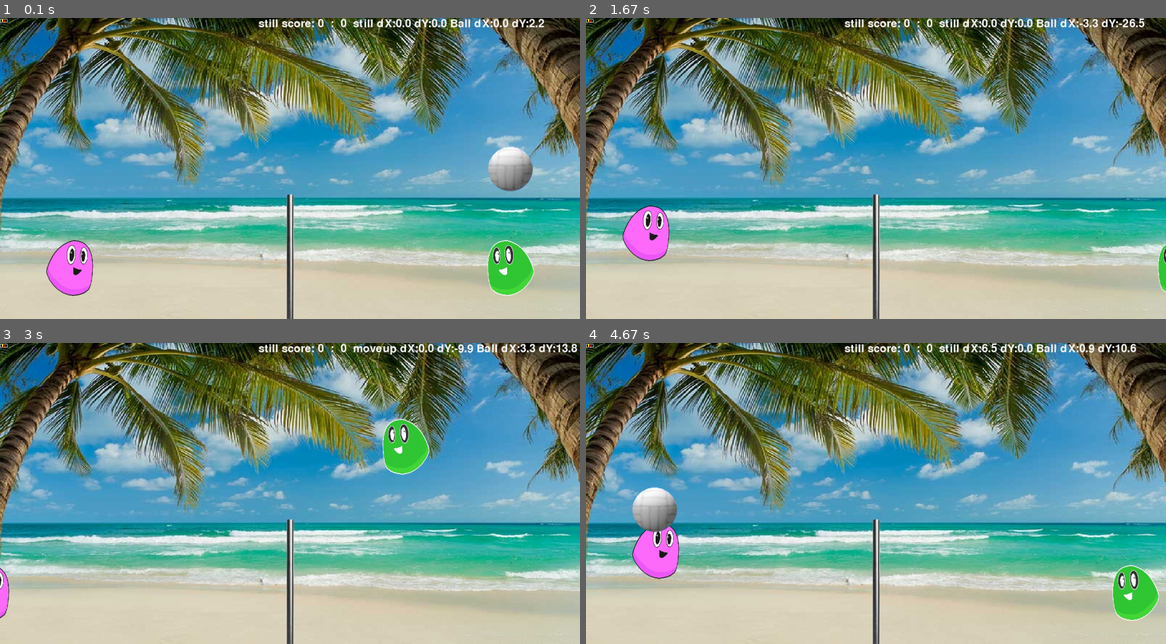
Above: before the commit, frames 1-4 (two rows, left to right).
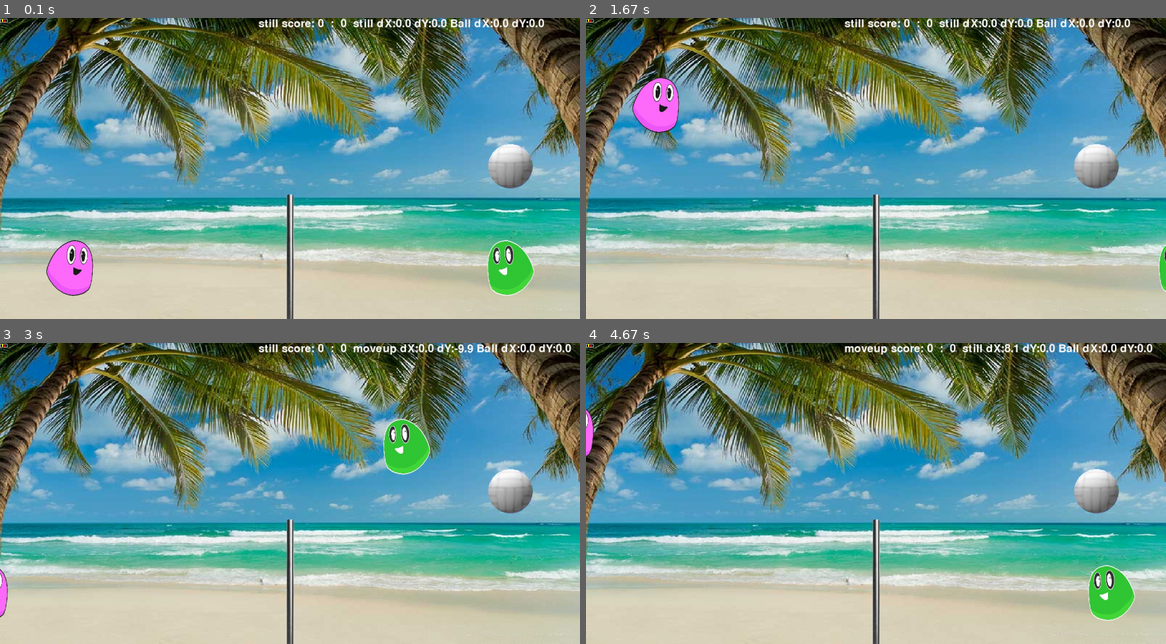
Above: after the commit, the same moments.

Repository: 3strategy/pygameBlobby
Game: pygame game, started from pyGameBlobby.py
Same seed, same stepped clock (60 frames per second), same inputs: the game is played once before the commit and once after it.
Inputs:
- Up to frame 1 (0.1 s): no input
- Up to frame 2 (1.67 s): hold Right 0.33-0.8 s; hold Up 0.83-1.13 s; hold Right 1.17-1.63 s; hold D 1.17-1.63 s
- Up to frame 3 (3 s): hold Left 1.67-2.2 s; hold A 1.67-2.2 s; tap C at 1.82 s; hold Left 2.23-2.63 s; hold A 2.23-2.63 s; hold Up from 2.67 s (still down)
- Up to frame 4 (4.67 s): release Up at 3.03 s; hold Right 3.07-3.7 s; hold D 3.07-3.7 s; tap C at 3.22 s; hold Left 3.73-4.2 s; hold A 3.73-4.2 s; hold Right from 4.23 s (still down); hold D from 4.23 s (still down)

The runs differ from the first frame. In frame 1, 0.3% of the frame differs, in the area x 84-94%, y 0-58%; in frame 2, 3.5%; in frame 3, 1.4%; in frame 4, 5.6%, in the area x 0-99%, y 0-93%.

Commit message:
Lesson 6.1 1)	Fix the sticky ball problem: Add oldpos to reduce repeating collisions. 2)	 reinit() only after ball slows down. 3)	 Make ball wait in the air till first touch.

Diff:
--- a/ball.py
+++ b/ball.py
@@ -39,7 +39,8 @@
             player.reinit()
 
 
-    def score(self, ordinal):
+    def score(self):
+        ordinal = self.area.centerx > self.rect.centerx
         if not self.point_scored:  # prevent double scoring
             if ordinal == self.lastPlayer:  # ball holder lost the point - switch ball.
                 self.lastPlayer = not self.lastPlayer
@@ -48,9 +49,9 @@
             self.point_scored = True
 
     def update(self, *args):
-
-        # if self.point_started and self.dY < 14 * basescale:
-        self.dY += self.gravity
+        oldpos = self.rect
+        if self.point_started and self.dY < 14 * basescale:
+            self.dY += self.gravity
         newpos = self.rect.move(self.dX, self.dY)
 
         # Test if touching the floor
@@ -58,11 +59,11 @@
             newpos.bottom = self.area.bottom  # repositioning to a valid position.
             self.dY = -0.6 * self.dY
 
-            if not self.point_scored:  # give score according to court side:
-                side = self.area.centerx - self.rect.centerx > 0
-                self.score(side)
+            # give score according to court side:
+            self.score()
 
-                self.reinit() # start a new point.
+            if self.dY < 2 and self.dY > -2:
+                self.reinit()
                 return # a crucial return.
 
         # Ball off court's sides:
@@ -75,8 +76,7 @@
         # Net colision detection בדיקת התנגשות ברשת
         if overlap_net := testoverlap(self.net, self):
             if overlap_net[1] < 68 * basescale:  # real net impact means ball is touched on the side
-                side = self.area.centerx - self.rect.centerx > 0
-                self.score(side)  # give score according to court side:
+                self.score()
                 self.rect.left -= self.dX
                 self.dX = -0.3 * self.dX
                 return
@@ -85,12 +85,14 @@
                 self.rect = self.rect.move(self.dX, -10 * basescale)
                 return
 
+        self.rect = newpos
         # Player Collision testing
         for player in self.players:
             # overlap gets the result of the collision test and then an 'if' checks overlap
             # if there was no collision overlap will be None (i.e. False)
             # if there is a collision, overlap contains the information.
             if overlap := testoverlap(player, self):  # EXPRESSION ASSIGNMENT
+                self.point_started = True # from here on gravity will apply.
                 # handle the collision:
                 # calculating the angle of collision (to bounce the ball accordingly).
                 impact_gamma = angle_ofdxdy((overlap[0] - self.dxfix, (overlap[1] - self.dyfix)))[0]
@@ -100,7 +102,5 @@
                 # dX and dY of ball and player will be sent as input,
                 # and also be returned back from the impulse function.
                 ((self.dX, self.dY), (player.dX, player.dY)) = calc_impulse_xy1xy2(x, 1, 3.5, impact_gamma)
-
-                break  # no need to check the other player.
-
-        self.rect = newpos
+                self.rect = oldpos
+                return  # no need to check the other player.
